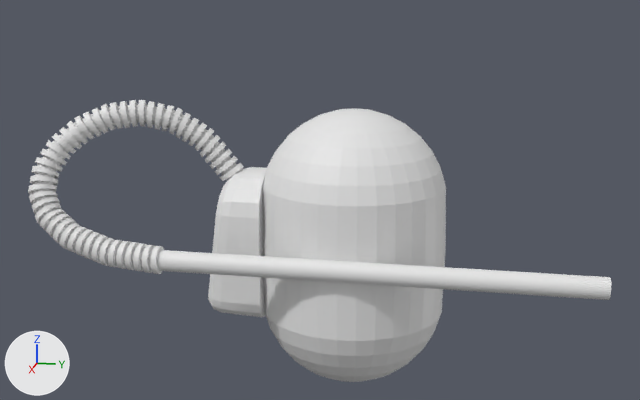
Renders of the Blender file blender_files/character.blend from each side of a commit.
Rendered twice from a 50 mm lens placed at (3.055, 0.489, 1.429), pointed at (0.021, -0.118, 0.671). Arrows for +X, +Y and +Z are at lower left; the lights stay in place.

Names of what the first picture shows: 'Cube', 'Pipe', 'Sphere', 'Tube'.
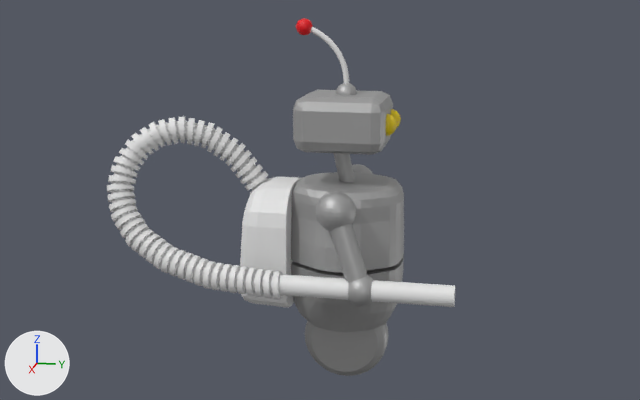
Diff of the bpy script that builds the scene:
```diff
--- a/blender_files/character.blend.py
+++ b/blender_files/character.blend.py
@@ me_cube_001 @@
 me_cube_001.from_pydata(...)  # 90 vertices, 128 faces; spans x -0.609..0.001, y -0.489..0.489, z -0.719..0.719
 # used by ob_cube; location = (0.009, -0.302, 0.51); rotation_euler = (0.0, 0.0, 1.571), in degrees (0, 0, 90); scale = (0.36, 0.36, 0.36)
+# me_cube_001 part 1: all 8 vertices in x 0.001, y -0.489..0.489, z -0.719..-0.541 are moved by (0.0, 0.0, 0.213)
+# me_cube_001 part 2: all 32 vertices in x -0.609..-0.42, y -0.449..0.449, z -0.719..-0.505 are moved by (0.058, 0.0, 0.213)
@@ cu_beziercurve @@
 _sp = cu_beziercurve.splines.new('BEZIER'); _sp.bezier_points.add(1)
-_sp.bezier_points.foreach_set('co', [0.00964, -0.45, 0.757, 0.341, -0.576, 0.511])
-_sp.bezier_points.foreach_set('handle_left', [-0.0108, -0.0844, 0.152, 0.341, -1.576, 0.511])
-_sp.bezier_points.foreach_set('handle_right', [0.0301, -0.815, 1.362, 0.341, 0.424, 0.511])
+_sp.bezier_points.foreach_set('co', [0.00964, -0.336, 0.705, 0.276, -0.234, 0.43])
+_sp.bezier_points.foreach_set('handle_left', [-0.0108, 0.029, 0.0993, 0.276, -1.234, 0.43])
+_sp.bezier_points.foreach_set('handle_right', [0.0301, -0.701, 1.31, 0.276, 0.766, 0.43])
 for _p, _l, _r in zip(_sp.bezier_points, ['ALIGNED', 'ALIGNED'], ['ALIGNED', 'ALIGNED']): _p.handle_left_type = _l; _p.handle_right_type = _r
@@ cu_beziercurve_001 @@
+cu_beziercurve_001 = bpy.data.curves.new('BezierCurve.001', 'CURVE')
+cu_beziercurve_001.dimensions = '3D'
+_sp = cu_beziercurve_001.splines.new('BEZIER'); _sp.bezier_points.add(1)
+_sp.bezier_points.foreach_set('co', [-0.000118, -0.182, 1.282, -0.000659, -0.0283, 1.085])
+_sp.bezier_points.foreach_set('handle_left', [-0.0000158, -0.313, 1.323, -0.000659, -0.0283, 1.141])
+_sp.bezier_points.foreach_set('handle_right', [-0.00022, -0.0514, 1.24, -0.000659, -0.0283, 1.03])
+for _p, _l, _r in zip(_sp.bezier_points, ['ALIGNED', 'ALIGNED'], ['ALIGNED', 'ALIGNED']): _p.handle_left_type = _l; _p.handle_right_type = _r
+_sp.order_u = 0
+_sp.order_v = 0
+cu_beziercurve_001.use_path = True
+cu_beziercurve_001.bevel_depth = 0.01
+cu_beziercurve_001.fill_mode = 'FULL'
@@ ob_sphere @@
-ob_sphere = bpy.data.objects.new('Sphere', me_sphere_001)
@@ ob_pipe @@
 ob_pipe = bpy.data.objects.new('Pipe', me_cylinder)
-ob_pipe.location = (0.337, 0.11, 0.512)
+ob_pipe.location = (0.274, 0.079, 0.431)
 ob_pipe.rotation_euler = (-1.571, 1.571, 0.0)  # degrees (-90, 90, 0)
-ob_pipe.scale = (0.353, 0.353, 0.651)
+ob_pipe.scale = (0.353, 0.353, 0.264)
@@ ob_cube @@
 ob_cube = bpy.data.objects.new('Cube', me_cube_001)
-ob_cube.location = (0.009, -0.302, 0.51)
+ob_cube.location = (0.009, -0.206, 0.477)
 ob_cube.rotation_euler = (0.0, 0.0, 1.571)  # degrees (0, 0, 90)
@@ ob_player @@
+ob_player = bpy.data.objects.new('Player', me_sphere_002)  # 2279 vertices, 2181 faces; spans x -0.326..0.001, y -0.229..0.183, z 0.0..1.308; in mat_material (grey #aeaeae), mat_eyes (yellow #e7cb00), mat_bommel (red #e70013); modifiers MIRROR
+ob_player.location = (0.0, 0.0, 0.0)
@@ ob_beziercurve_001 @@
+ob_beziercurve_001 = bpy.data.objects.new('BezierCurve.001', cu_beziercurve_001)
+ob_beziercurve_001.location = (0.0, 0.0, 0.0)
```

Location of each change, [x1, y1, x2, y2] in pixels of the pictures (640 x 400 px; the box of a moved part takes in the faces that stretch with it):
'Sphere', deleted
    before: [263, 108, 446, 382]
'Player', added
    after: [291, 18, 404, 376]
    faces in mat_material (grey #aeaeae): [291, 83, 404, 376]
    faces in mat_eyes (yellow #e7cb00): [386, 109, 401, 136]
    faces in mat_bommel (red #e70013): [296, 18, 313, 35]
'Tube', reshaped (19% narrower)
    before: [28, 100, 244, 274]
    after: [107, 116, 282, 300]
'Pipe', moved, rescaled (62% narrower, 33% shorter)
    before: [149, 250, 611, 300]
    after: [278, 274, 455, 307]
'Cube', reshaped, moved
    before: [208, 167, 267, 317]
    after: [240, 177, 301, 308]
'BezierCurve.001', added
    after: [311, 27, 349, 84]
part 1 of me_cube_001, moved or reshaped
    before: [220, 178, 266, 317]
    after: [251, 178, 301, 308]
part 2 of me_cube_001, moved or reshaped
    before: [208, 214, 229, 312]
    after: [240, 224, 256, 303]
